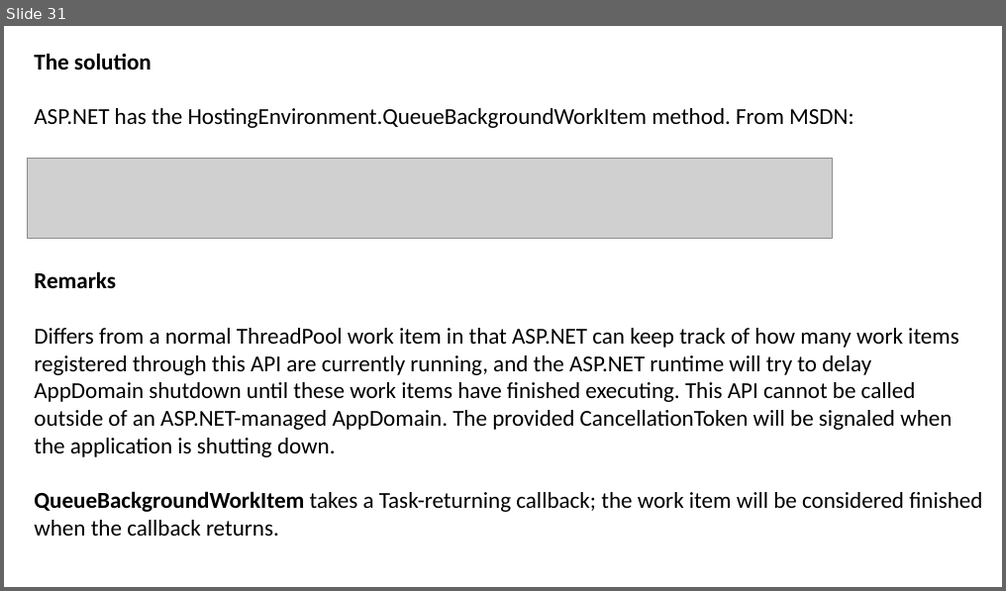
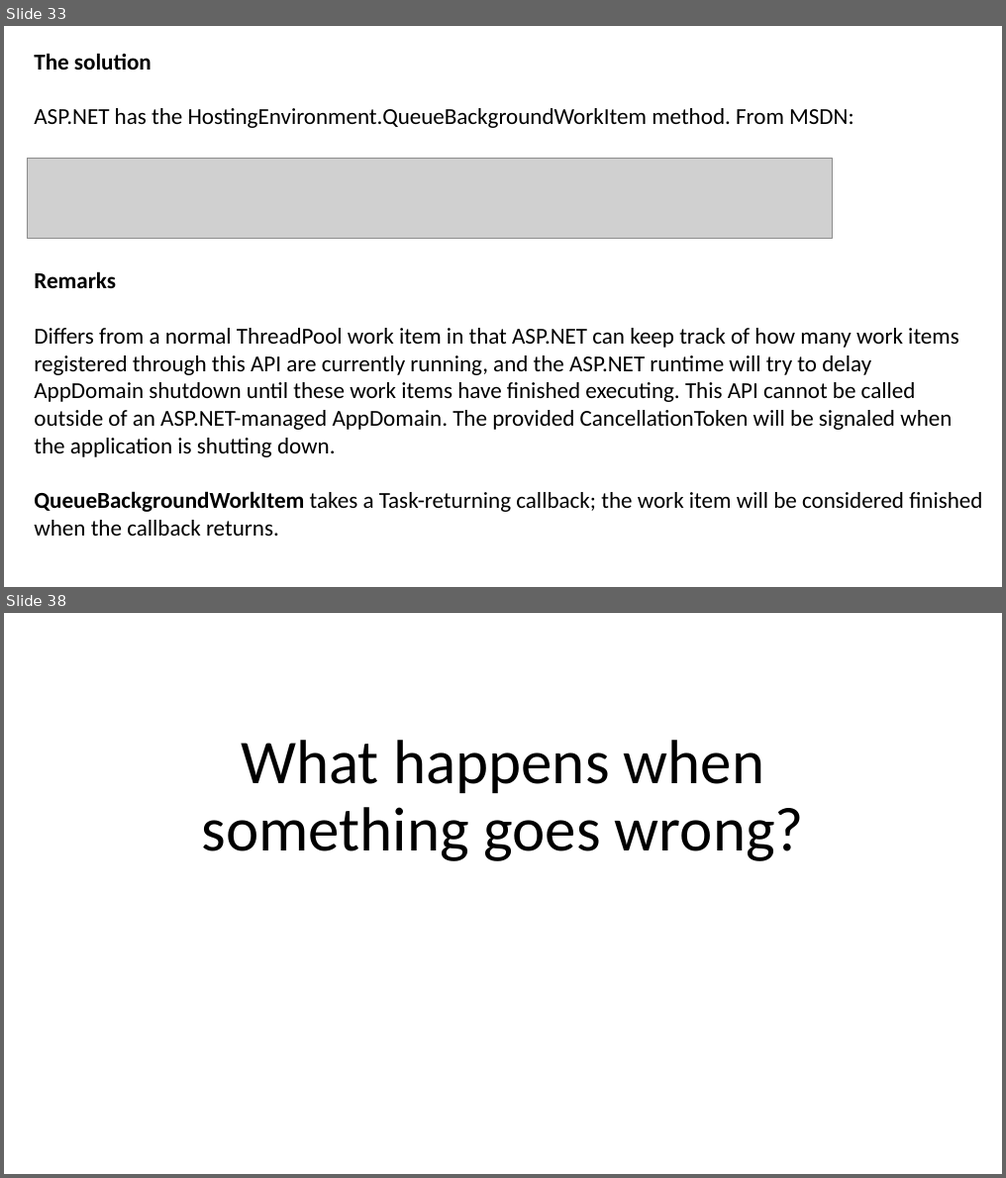
Before and after one commit to JoshKain/AsyncAwaitQuiz, a slide deck: Async and await presentation.pptx. Shown one above the other, each under a label of ours: slide 31 before the commit, slides 33 and 38 after it; the slides between them are not shown. The pictures are 1006x591 and 1006x1178 pixels, drawn with LibreOffice and Linux fonts; fonts in the diff are those of the drawing; grey boxes stand for pictures. Boxes give left, top, right and bottom in pixels: in the first picture for what was removed or moved away, otherwise in the second. Text is boxed around its words. In the diff, an @@ line names an element or a change of style, - is before the commit and + after.

```diff
--- a/Async and await presentation.pptx
+++ b/Async and await presentation.pptx
@@ slide 38 added at (4, 613, 1002, 1174), background #FFFFFF @@
@@ title added at (202, 740, 804, 861), 60 pt, text #000000 @@
+What happens when something goes wrong?
@@ what was slide 31 is now slide 33 @@
```
Also in this commit, not shown: 5 slides changed, 6 other slides added, 2 other files.
